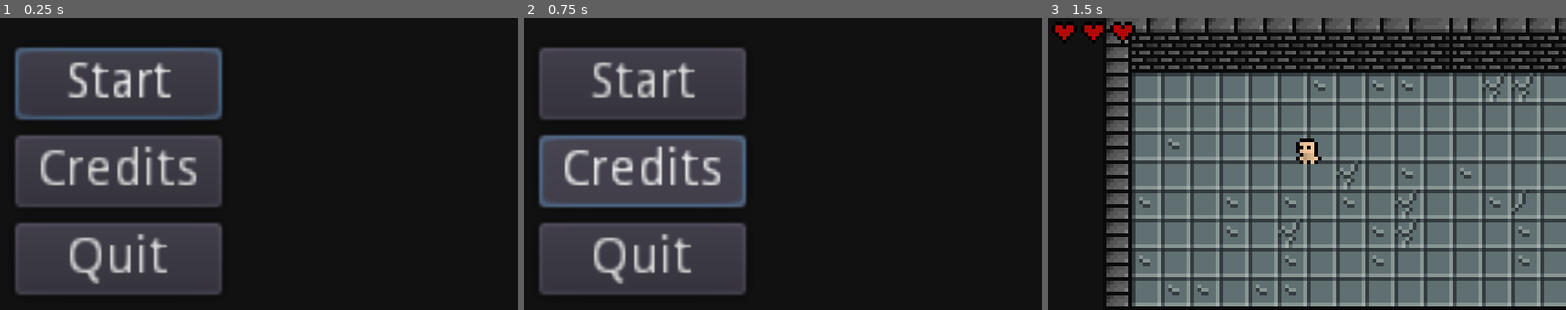
Above: before the commit, frames 1-3 (left to right).
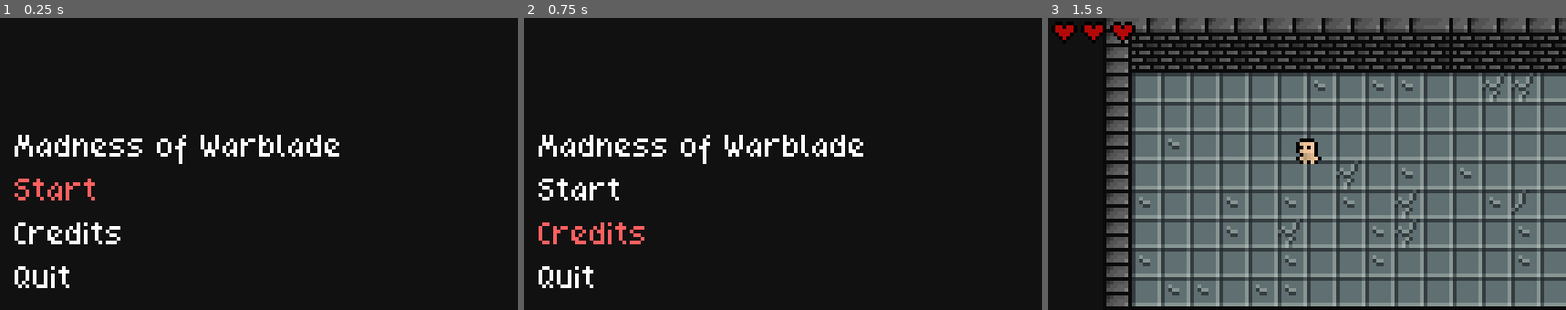
Above: after the commit, the same moments.

Repository: mai-soup/madness-of-warblade
Game: Godot game, scene res://UI/MainMenu.tscn
Two runs of this game, one before a commit and one after it. Both use one fixed random seed, a clock stepped at 60 frames per second and the inputs below.
Inputs:
- Up to frame 1 (0.25 s): no input
- Up to frame 2 (0.75 s): click "Credits" at 0.5 s
- Up to frame 3 (1.5 s): click "Start" at 1.25 s

The runs differ from the first frame. In frame 1, 30% of the frame differs, in the area x 2-66%, y 10-95%; in frame 2, 30%; in frame 3, nothing differs.

Commit message:
add styling to the main menu

Diff:
--- a/UI/MainMenu.gd
+++ b/UI/MainMenu.gd
@@ -1,7 +1,7 @@
 extends Control
 
 func _ready() -> void:
-	$VBoxContainer/StartBtn.grab_focus()
+	$MarginContainer/VBoxContainer/StartBtn.grab_focus()
 
 func _on_StartBtn_pressed() -> void:
 	get_tree().change_scene("res://World.tscn")
--- a/UI/MainMenu.tscn
+++ b/UI/MainMenu.tscn
@@ -1,39 +1,55 @@
-[gd_scene load_steps=2 format=2]
+[gd_scene load_steps=3 format=2]
 
 [ext_resource path="res://UI/MainMenu.gd" type="Script" id=1]
+[ext_resource path="res://UI/MainMenuTheme.tres" type="Theme" id=2]
 
 [node name="MainMenu" type="Control"]
 anchor_right = 1.0
 anchor_bottom = 1.0
 script = ExtResource( 1 )
 
-[node name="VBoxContainer" type="VBoxContainer" parent="."]
+[node name="MarginContainer" type="MarginContainer" parent="."]
 anchor_top = 1.0
 anchor_bottom = 1.0
 margin_left = 4.0
-margin_top = -72.0
-margin_right = 44.0
-margin_bottom = -4.0
+margin_top = -48.0
+margin_right = 94.0
+margin_bottom = -22.0
 
-[node name="StartBtn" type="Button" parent="VBoxContainer"]
-margin_right = 41.0
+[node name="VBoxContainer" type="VBoxContainer" parent="MarginContainer"]
+margin_right = 90.0
+margin_bottom = 44.0
+size_flags_vertical = 4
+theme = ExtResource( 2 )
+
+[node name="Label" type="Label" parent="MarginContainer/VBoxContainer"]
+margin_right = 90.0
+margin_bottom = 8.0
+text = "Madness of Warblade"
+
+[node name="StartBtn" type="Button" parent="MarginContainer/VBoxContainer"]
+margin_top = 12.0
+margin_right = 90.0
 margin_bottom = 20.0
 focus_neighbour_top = NodePath("../QuitBtn")
 text = "Start"
+align = 0
 
-[node name="CreditsBtn" type="Button" parent="VBoxContainer"]
+[node name="CreditsBtn" type="Button" parent="MarginContainer/VBoxContainer"]
 margin_top = 24.0
-margin_right = 57.0
+margin_right = 90.0
+margin_bottom = 32.0
+text = "Credits"
+align = 0
+
+[node name="QuitBtn" type="Button" parent="MarginContainer/VBoxContainer"]
+margin_top = 36.0
+margin_right = 90.0
 margin_bottom = 44.0
-text = "Credits"
-
-[node name="QuitBtn" type="Button" parent="VBoxContainer"]
-margin_top = 48.0
-margin_right = 40.0
-margin_bottom = 68.0
 focus_neighbour_bottom = NodePath("../StartBtn")
 text = "Quit"
+align = 0
 
-[connection signal="pressed" from="VBoxContainer/StartBtn" to="." method="_on_StartBtn_pressed"]
-[connection signal="pressed" from="VBoxContainer/CreditsBtn" to="." method="_on_CreditsBtn_pressed"]
-[connection signal="pressed" from="VBoxContainer/QuitBtn" to="." method="_on_QuitBtn_pressed"]
+[connection signal="pressed" from="MarginContainer/VBoxContainer/StartBtn" to="." method="_on_StartBtn_pressed"]
+[connection signal="pressed" from="MarginContainer/VBoxContainer/CreditsBtn" to="." method="_on_CreditsBtn_pressed"]
+[connection signal="pressed" from="MarginContainer/VBoxContainer/QuitBtn" to="." method="_on_QuitBtn_pressed"]
--- /dev/null
+++ b/UI/MainMenuTheme.tres
@@ -0,0 +1,30 @@
+[gd_resource type="Theme" load_steps=7 format=2]
+
+[ext_resource path="res://_Assets/quaver.ttf" type="DynamicFontData" id=1]
+
+[sub_resource type="DynamicFont" id=1]
+size = 8
+font_data = ExtResource( 1 )
+
+[sub_resource type="StyleBoxEmpty" id=2]
+
+[sub_resource type="StyleBoxEmpty" id=3]
+
+[sub_resource type="StyleBoxEmpty" id=4]
+
+[sub_resource type="StyleBoxEmpty" id=5]
+
+[resource]
+default_font = SubResource( 1 )
+Button/colors/font_color = Color( 1, 1, 1, 1 )
+Button/colors/font_color_disabled = Color( 0, 0, 0, 1 )
+Button/colors/font_color_focus = Color( 1, 0.380392, 0.380392, 1 )
+Button/colors/font_color_hover = Color( 1, 0.380392, 0.380392, 1 )
+Button/colors/font_color_pressed = Color( 1, 0.172549, 0.172549, 1 )
+Button/constants/hseparation = 0
+Button/fonts/font = SubResource( 1 )
+Button/styles/disabled = null
+Button/styles/focus = SubResource( 2 )
+Button/styles/hover = SubResource( 3 )
+Button/styles/normal = SubResource( 4 )
+Button/styles/pressed = SubResource( 5 )
Binary file added: _Assets/quaver.ttf
